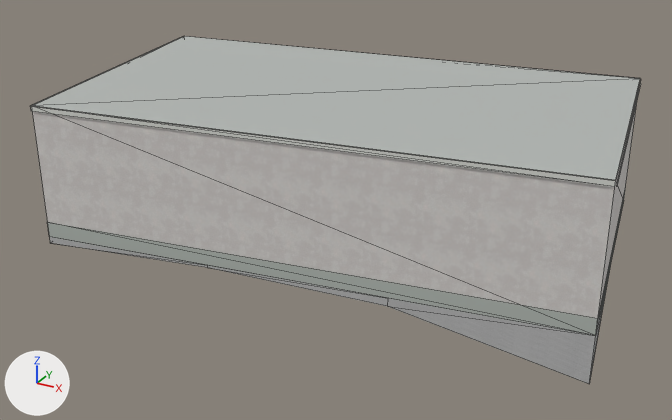
Renders of the Blender file assets/blender/buildings/osm-way-49379105.blend from each side of a commit.
The view is the same before and after, from a camera (50 mm lens) standing at (9.19, -17.32, 8.78) and looking at (-0.11, -0.41, 0.32). Lighting does not change. The marker at lower left points along +X, +Y and +Z. The older version comes first. Mesh edges are drawn as thin lines.

In view in the first picture: 'building foundation 49379105', 'reality 49379105 near reality aged pale plaster', 'reality 49379105 near reality concrete plinth', 'reality 49379105 near reality flat weathered roof', 'reality 49379105 near reality pale aluminum sill'.
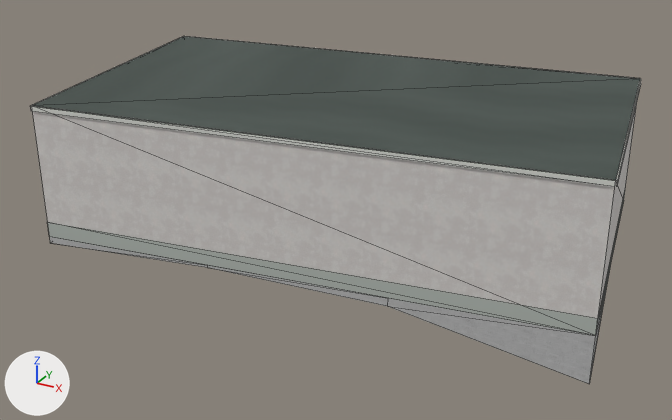
What differs and where, as boxes [x1, y1, x2, y2] in the pictures (672 x 420 px):
'reality 49379105 near reality flat weathered roof', surface changed (darker)
    both: [32, 36, 640, 180]
part 1 of me_reality_49379105_near_reality_pale_aluminum_sill, built on
    both: [32, 36, 641, 183]

Diff of the bpy script that builds the scene:
```diff
--- a/assets/blender/buildings/osm-way-49379105.blend.py
+++ b/assets/blender/buildings/osm-way-49379105.blend.py
@@ img_roof_color_png @@
+img_roof_color_png = load_image('roof-color.png', '../../../public/models/architecture/textures/roof-color.png', 256, 256, 'sRGB')
@@ img_roof_normal_png @@
+img_roof_normal_png = load_image('roof-normal.png', '../../../public/models/architecture/textures/roof-normal.png', 256, 256, 'Non-Color')
@@ mat_reality_flat_weathered_roof @@
 mat_reality_flat_weathered_roof = bpy.data.materials.new('reality flat weathered roof')
-# nodes: BsdfPrincipled, OutputMaterial
-# colours: grey #b3b7b4
+# nodes: BsdfPrincipled, MixRGB, NormalMap, OutputMaterial, TexImage x2
+# colours: white #ffffff
+# uses the picture img_roof_color_png
+# uses the picture img_roof_normal_png
@@ me_reality_49379105_near_reality_pale_aluminum_sill @@
 # used by ob_reality_49379105_near_reality_pale_aluminum_sill; parent = ob_osm_way_49379105; location = (0.0, 0.0, 0.0)
-me_reality_49379105_near_reality_pale_aluminum_sill.from_pydata(...)  # 16 vertices, 8 faces; spans x -6.34..6.34, y -4.12..4.1, z 2.89..3.0
+me_reality_49379105_near_reality_pale_aluminum_sill.from_pydata(...)  # 32 vertices, 16 faces; spans x -6.34..6.34, y -4.12..4.1, z 2.89..3.0
+# me_reality_49379105_near_reality_pale_aluminum_sill part 1
+# 8 faces are deleted
+# 8 vertices are added at x -6.32..6.32, y -4.09..4.07, z 3.0
+# 8 new vertices lie (0.0, 0.0, 0.11) away from vertices in x -6.34..6.34, y -4.12..4.1, z 2.89
+# 16 new faces join them
 me_reality_49379105_near_reality_pale_aluminum_sill.materials.append(mat_reality_pale_aluminum_sill)
```
